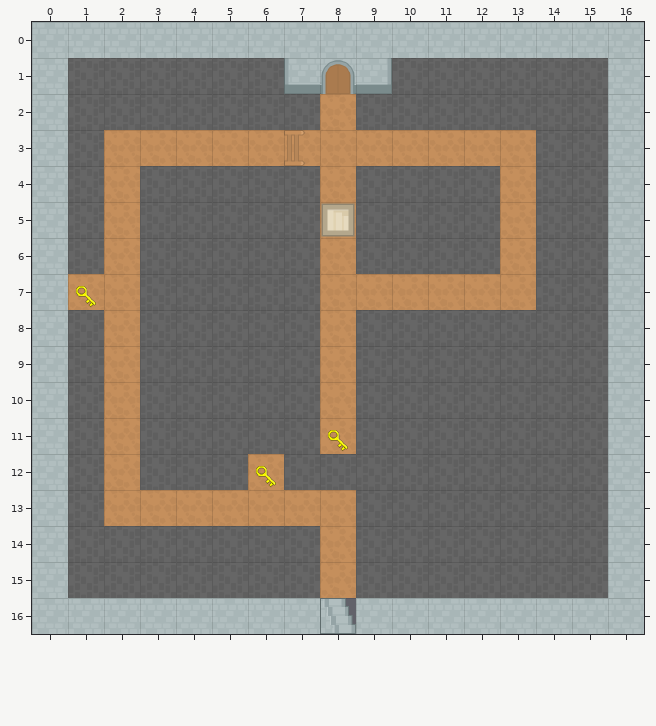
An edit to a level. Tiled map, android/assets/map3.tmx. Above: the version before the commit.
Cells are 64x64 px. Shown: x 0..16, y 0..16.
After the commit:
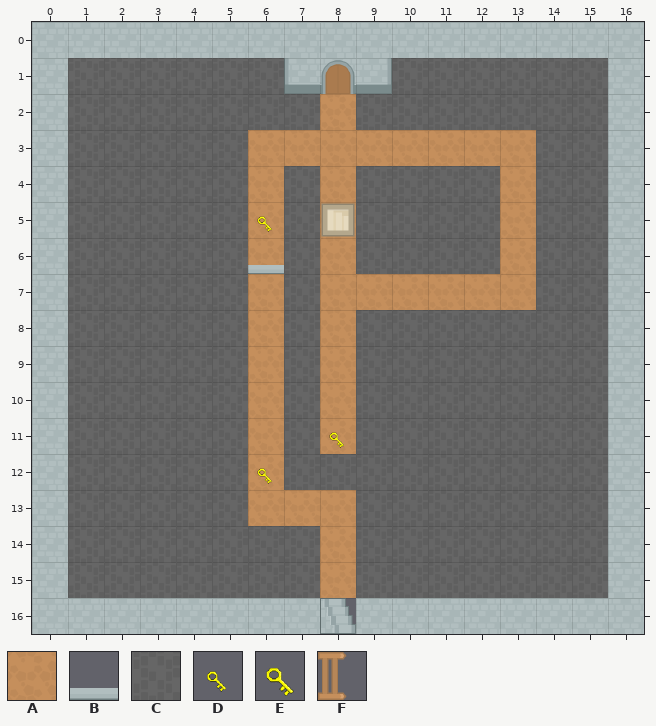
Key: from "RPGpack_sheet": A 26, B 116 flipped on the other diagonal, C 154, D 243, E 244, F 246 turned 90.
_ is an empty cell.
The exact change:
Layer "Walls":
y 3: x 2..5 ____ -> CCCC
y 4..6: x 2 _ -> C; x 6 C -> _
y 7: x 1..2 __ -> CC; x 6 C -> _
y 8..11: x 2 _ -> C; x 6 C -> _
y 12: x 2 _ -> C
y 13: x 2..5 ____ -> CCCC
Layer "Road":
y 3: x 2..5 AAAA -> ____
y 4..6: x 2 A -> _; x 6 _ -> A
y 7: x 1..2 AA -> __; x 6 _ -> A
y 8..11: x 2 A -> _; x 6 _ -> A
y 12: x 2 A -> _
y 13: x 2..5 AAAA -> ____
Layer "Keys":
y 5: x 6 _ -> D
y 7: x 1 E -> _
y 11: x 8 E -> D
y 12: x 6 E -> D
Layer "JumpTrap":
y 3: x 7 F -> _
y 6: x 6 _ -> B
Where, in picture pixels (left, top, right, bottom), the same in both pictures:
changed: (68, 130, 306, 526)
changed: (328, 430, 348, 451)
